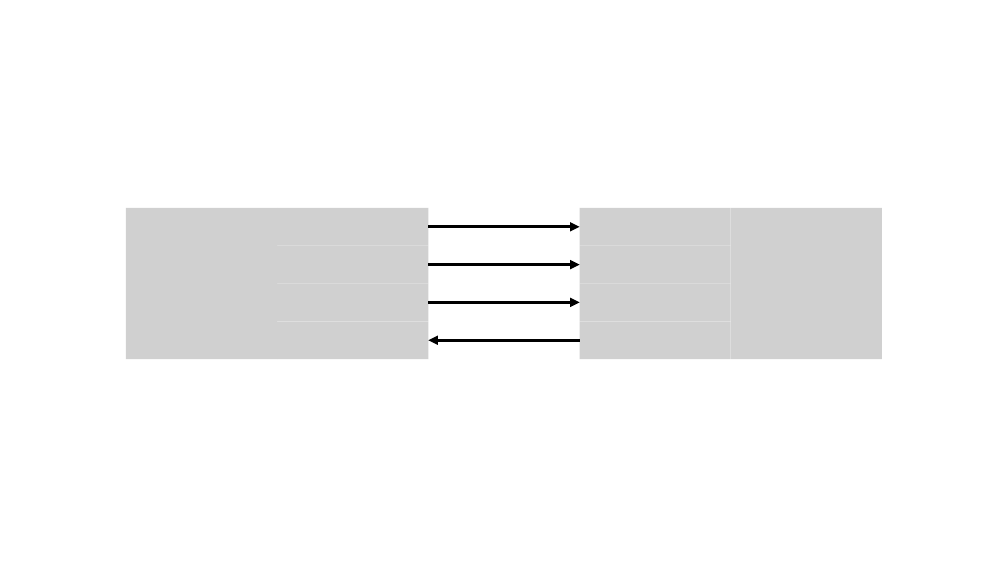
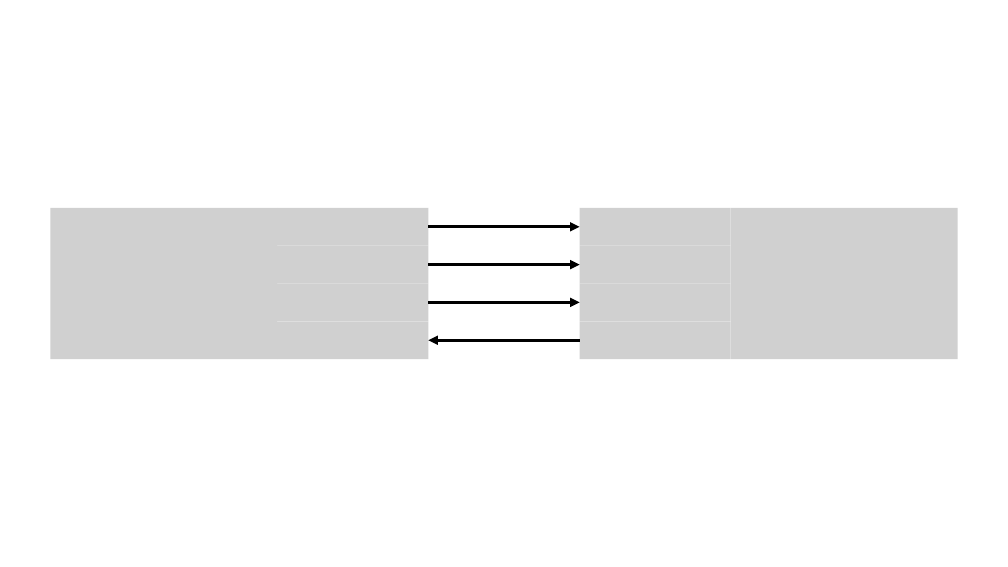
Before and after one commit to AndresDFlores/personal_website, a slide deck: slide 1 of blogs/comm_protocol/figures.pptx. Drawn at 1008x567 pixels with LibreOffice and Linux fonts; fonts in the diff are those of the drawing; grey boxes stand for pictures. Boxes give left, top, right and bottom in pixels: in the first picture for what was removed or moved away, otherwise in the second. Text is boxed around its words. In the diff, an @@ line names an element or a change of style, - is before the commit and + after.

```diff
--- a/blogs/comm_protocol/figures.pptx
+++ b/blogs/comm_protocol/figures.pptx
@@ picture resized from (x1=126, y1=208, x2=278, y2=359) to (x1=51, y1=208, x2=278, y2=359) @@
@@ picture resized from (x1=731, y1=208, x2=882, y2=359) to (x1=731, y1=208, x2=958, y2=359) @@
```
Also in this commit, not shown: 49 other files.
